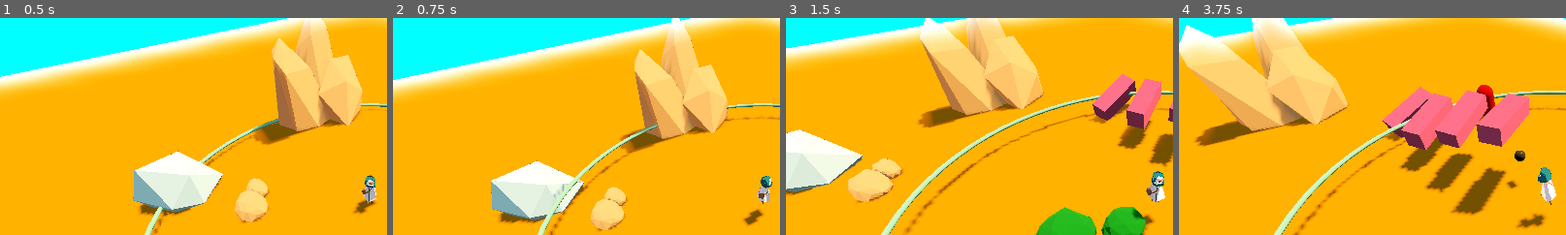
Above: before the commit, frames 1-4 (left to right).
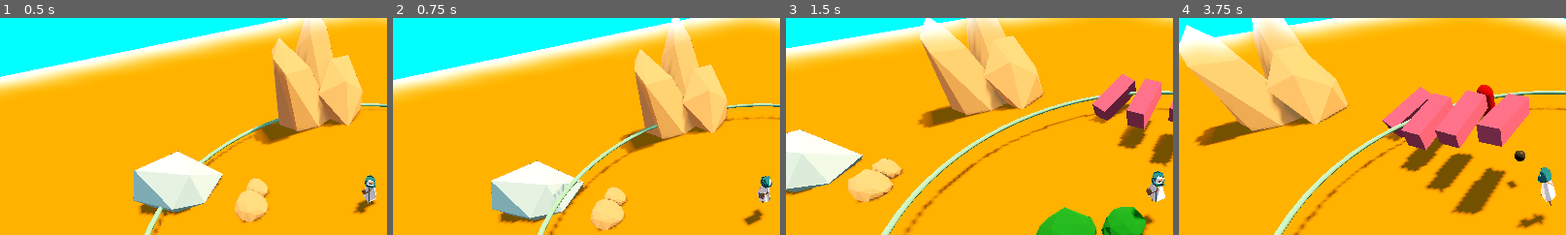
Above: after the commit, the same moments.

Repository: DeepRestGames/EcoDungeon
Game: Godot game, scene res://scenes/PrototypeScene_Weapons_01.tscn
Same seed, same stepped clock (60 frames per second), same inputs: the game is played once before the commit and once after it. A sky picture missing from this copy of the repository is replaced by a grey-blue gradient.
Inputs (mouse positions are % of the whole screen's width and height, from its top left):
- Up to frame 1 (0.5 s): no input
- Up to frame 2 (0.75 s): tap Enter at 0.5 s; move the mouse to (72, 45) at 0.52 s; hold D (move_right) from 0.53 s (still down); tap Space (spacebar) at 0.6 s
- Up to frame 3 (1.5 s): move the mouse to (30, 55) at 1.27 s; release D (move_right) at 1.28 s; hold S (move_down) from 1.28 s (still down); tap Mouse wheel up (zoom_in) at 1.35 s
- Up to frame 4 (3.75 s): move the mouse to (60, 28) at 2.02 s; release S (move_down) at 2.03 s; hold D (move_right) 2.03-2.78 s; hold Mouse wheel down (zoom_out) 2.03-2.78 s; move the mouse to (45, 70) at 2.77 s; hold W (move_up) 2.78-3.53 s; tap Space (spacebar) at 2.85 s; move the mouse to (80, 65) at 3.52 s; hold A (move_left) from 3.53 s (still down); hold Mouse wheel up (zoom_in) from 3.53 s (still down)
The pictures show only the part of the screen within x 2-52%, y 7-57%; the shares and areas given below are measured in that part.

Frame 1 is identical in both runs. In frame 2, 0.1% of the frame differs, in the area x 91-98%, y 72-94%; in frame 3, less than 0.1%; in frame 4, less than 0.1%.

Commit message:
Invincibility frames is now timer

Diff:
--- a/scenes/Player.tscn
+++ b/scenes/Player.tscn
@@ -536,3 +536,7 @@
 
 [node name="BaseWeapon" parent="." node_paths=PackedStringArray("player") instance=ExtResource("7_ls78v")]
 player = NodePath("..")
+
+[node name="InvincibilityFramesTimer" type="Timer" parent="."]
+wait_time = 1.5
+one_shot = true
--- a/scripts/Player.gd
+++ b/scripts/Player.gd
@@ -41,8 +41,10 @@
 		current_hp = clamp(value, 0, max_hp)
 
 # Invincibility frames variables
-var damage_cooldown_time: float = 1.5
-var damage_cooldown_time_counter: float
+@onready var invincibility_frames_timer = $InvincibilityFramesTimer
+
+#var damage_cooldown_time: float = 1.5
+#var damage_cooldown_time_counter: float
 
 
 func _unhandled_input(event):
@@ -56,11 +58,7 @@
 func _process(delta):
 	if zoom_direction != 0:
 		_zoom(delta)
-
-	# Gradually reset damage cooldown after getting hit
-	# TODO: is this correct here? Use timer instead
-	if damage_cooldown_time_counter > 0:
-		damage_cooldown_time_counter -= delta
+	#invincibility_frames_timer.start()
 
 
 func _physics_process(delta):
@@ -141,15 +139,12 @@
 
 func take_damage(damage: int):
 	# Prevent damage if a hit was just taken
-	if damage_cooldown_time_counter > 0:
-		return
-
-	current_hp -= damage
+	if invincibility_frames_timer.is_stopped():
+		current_hp -= damage
+		invincibility_frames_timer.start()
+		print("OOF")
 	if current_hp <= 0:
 		death()
-
-	# Reset damage intake cooldown after a valid hit
-	damage_cooldown_time_counter = damage_cooldown_time
 
 
 func death():
